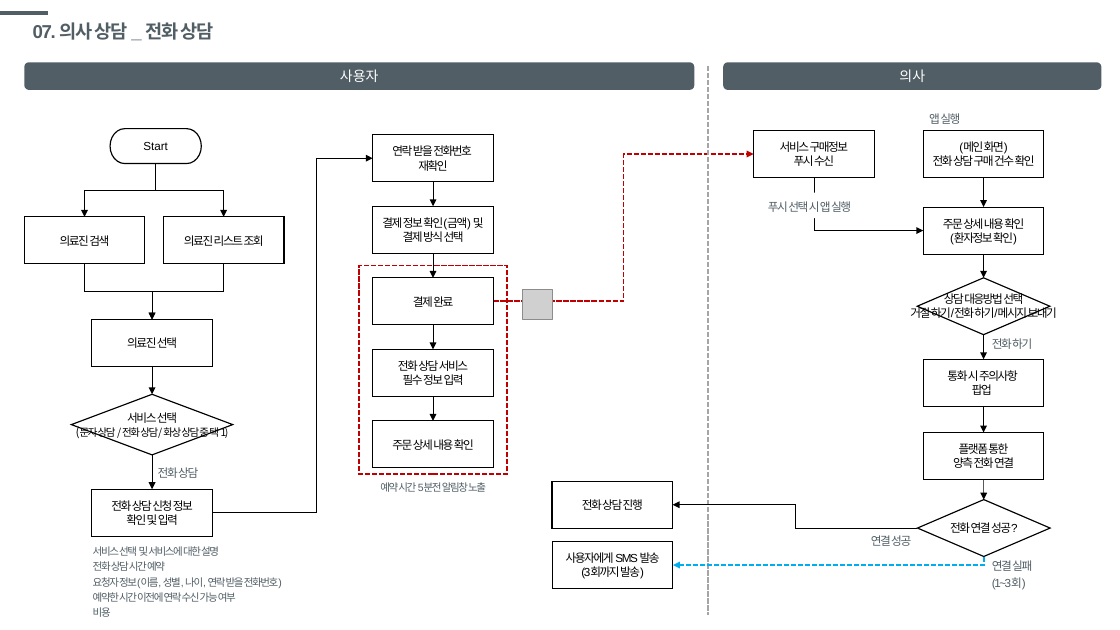
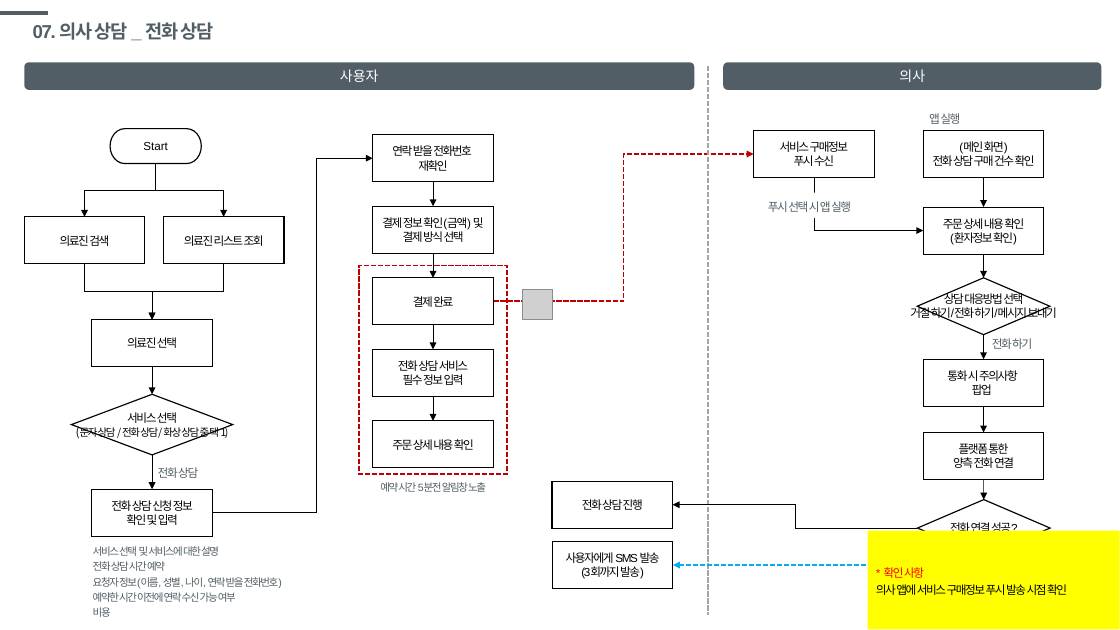
Before and after one commit to windsoccer/H160, a slide deck: slide 31 of 01 기획/SF_[건강160]당뇨_20191002.pptx (slide 32 before the commit). Drawn at 1120x630 pixels with LibreOffice and Linux fonts; fonts in the diff are those of the drawing; grey boxes stand for pictures. Boxes give left, top, right and bottom in pixels: in the first picture for what was removed or moved away, otherwise in the second. Text is boxed around its words. In the diff, an @@ line names an element or a change of style, - is before the commit and + after.

Commit message:
의사 상담>문자, 전화, 화상 상담 flow 추가

```diff
--- a/01 기획/SF_[건강160]당뇨_20191002.pptx
+++ b/01 기획/SF_[건강160]당뇨_20191002.pptx
@@ rectangle added at [868,531,1120,630], fill #FFFF00, 10 pt, text #000000 @@
+* 확인 사항
+의사 앱에 서비스 구매정보 푸시 발송 시점 확인
@@ text removed at [871,535,911,546] @@
-연결 성공
@@ text removed at [992,560,1032,590] @@
-연결 실패
-(1~3회)
```
Also in this commit, not shown: 10 other slides changed, 2 slides removed.
